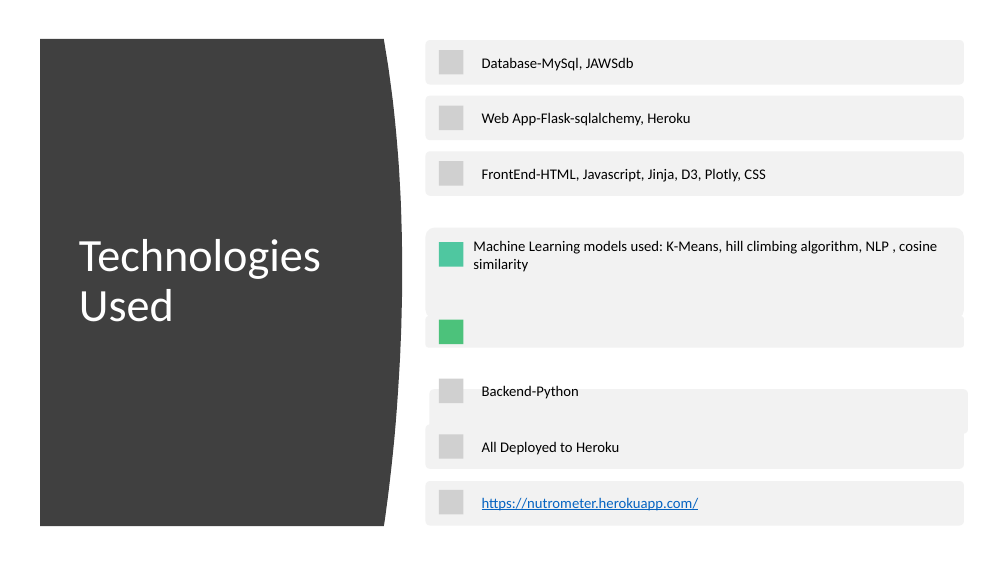
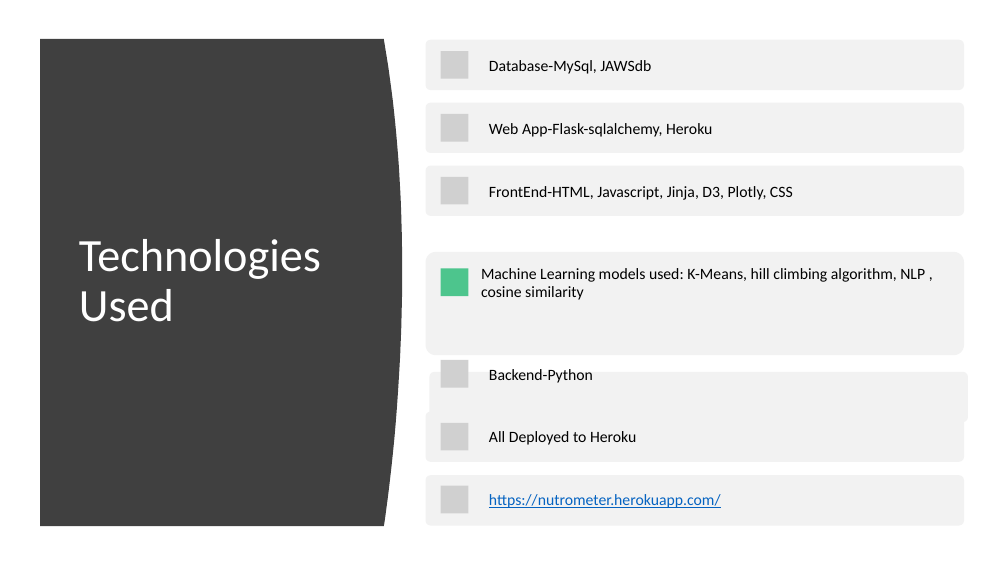
Before and after one commit to Rebel-Scum-Analytical/TeamProject3, a slide deck: slide 4 of Nutrometer.pptx. Drawn at 1008x567 pixels with LibreOffice and Linux fonts; fonts in the diff are those of the drawing; grey boxes stand for pictures. Boxes give left, top, right and bottom in pixels: in the first picture for what was removed or moved away, otherwise in the second. Text is boxed around its words. In the diff, an @@ line names an element or a change of style, - is before the commit and + after.

```diff
--- a/Nutrometer.pptx
+++ b/Nutrometer.pptx
@@ rounded rectangle: place and size @@
-rounded rectangle at <box>426,40,964,85</box>
+rounded rectangle at <box>426,40,964,91</box>
@@ picture: place and size @@
-picture at <box>439,50,464,74</box>
+picture at <box>441,51,469,79</box>
@@ text "Database-MySql, JAWSdb": place and size @@
-text "Database-MySql, JAWSdb" at <box>482,57,634,71</box>
+text "Database-MySql, JAWSdb" at <box>489,60,651,74</box>
@@ rounded rectangle: place and size @@
-rounded rectangle at <box>426,96,964,141</box>
+rounded rectangle at <box>426,103,964,154</box>
@@ picture: place and size @@
-picture at <box>439,106,464,130</box>
+picture at <box>441,114,469,142</box>
@@ text "Web App-Flask-sqlalchemy, Heroku": place and size @@
-text "Web App-Flask-sqlalchemy, Heroku" at <box>482,112,690,126</box>
+text "Web App-Flask-sqlalchemy, Heroku" at <box>489,123,712,137</box>
@@ rounded rectangle: place and size @@
-rounded rectangle at <box>426,151,964,196</box>
+rounded rectangle at <box>426,166,964,216</box>
@@ picture: place and size @@
-picture at <box>439,161,464,185</box>
+picture at <box>441,177,469,205</box>
@@ text "FrontEnd-HTML, Javascript, Jinja, D3, Plotly, ...": place and size @@
-text "FrontEnd-HTML, Javascript, Jinja, D3, Plotly, ..." at <box>482,168,765,182</box>
+text "FrontEnd-HTML, Javascript, Jinja, D3, Plotly, ..." at <box>489,186,793,200</box>
@@ size 14 to 15 pt in 7 elements at <box>489,494,721,508</box>, <box>489,60,651,74</box>, <box>489,431,636,445</box>, <box>489,123,712,137</box>, <box>489,186,793,200</box>, <box>489,369,593,383</box>, <box>481,268,925,300</box> @@
@@ text "Machine Learning models used: K-Means, ...": place and size @@
-text "Machine Learning models used: K-Means, ..." at <box>473,240,937,272</box>
+text "Machine Learning models used: K-Means, ..." at <box>481,268,925,300</box>
@@ rounded rectangle: place and size @@
-rounded rectangle at <box>426,228,964,319</box>
+rounded rectangle at <box>426,252,964,355</box>
@@ rectangle: place and size @@
-rectangle at <box>439,242,464,266</box>
+rectangle at <box>441,268,469,296</box>
@@ rectangle at <box>441,268,469,296</box>: fill #4FC7A0 to #4DC58D @@
@@ text "Backend-Python": place and size @@
-text "Backend-Python" at <box>482,386,579,399</box>
+text "Backend-Python" at <box>489,369,593,383</box>
@@ rounded rectangle: place and size @@
-rounded rectangle at <box>430,389,968,434</box>
+rounded rectangle at <box>430,372,968,423</box>
@@ picture added at <box>441,360,469,388</box> @@
@@ rounded rectangle: place and size @@
-rounded rectangle at <box>426,424,964,469</box>
+rounded rectangle at <box>426,411,964,462</box>
@@ text "All Deployed to Heroku": place and size @@
-text "All Deployed to Heroku" at <box>482,441,619,455</box>
+text "All Deployed to Heroku" at <box>489,431,636,445</box>
@@ group removed at <box>426,316,964,459</box>: 2 pictures, 1 rounded rectangle, 1 rectangle @@
@@ picture added at <box>441,423,469,451</box> @@
@@ rounded rectangle: place and size @@
-rounded rectangle at <box>426,481,964,526</box>
+rounded rectangle at <box>426,476,964,526</box>
@@ text "https://nutrometer.herokuapp.com/": place and size @@
-text "https://nutrometer.herokuapp.com/" at <box>482,497,699,511</box>
+text "https://nutrometer.herokuapp.com/" at <box>489,494,721,508</box>
@@ picture: place and size @@
-picture at <box>439,490,464,514</box>
+picture at <box>441,485,469,513</box>
```
Also in this commit, not shown: 3 other slides changed.
